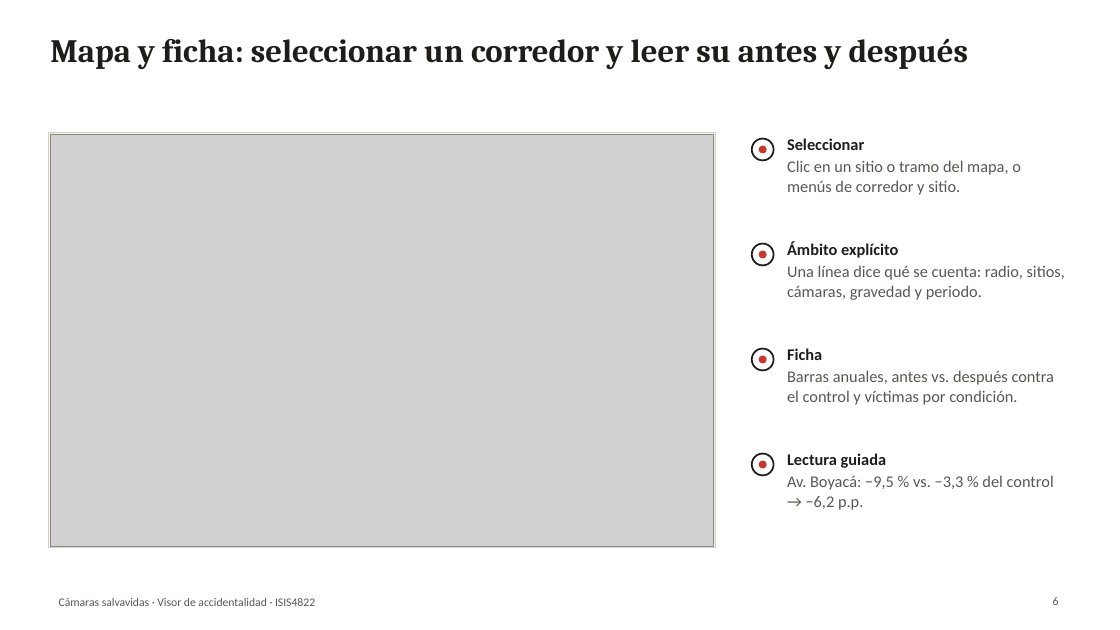
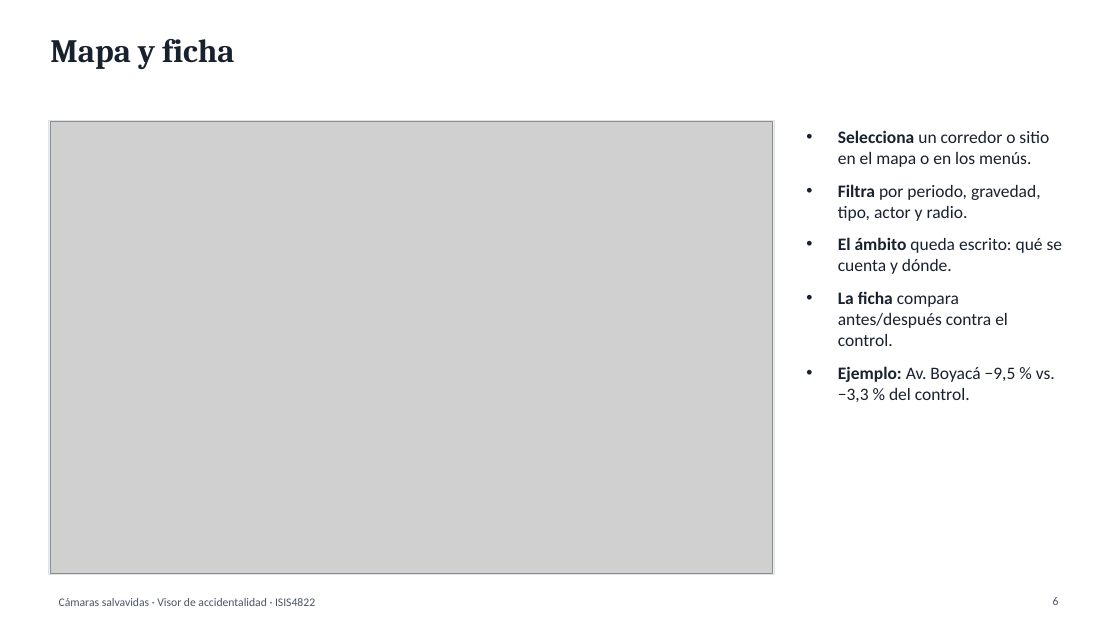
Before and after one commit to DiegoMunevar2007/ISIS4822-Accidentalidad, a slide deck: slide 6 of presentacion/Visor_Camaras_Salvavidas.pptx. Drawn at 1120x630 pixels with LibreOffice and Linux fonts; fonts in the diff are those of the drawing; grey boxes stand for pictures. Boxes give left, top, right and bottom in pixels: in the first picture for what was removed or moved away, otherwise in the second. Text is boxed around its words. In the diff, an @@ line names an element or a change of style, - is before the commit and + after.

```diff
--- a/presentacion/Visor_Camaras_Salvavidas.pptx
+++ b/presentacion/Visor_Camaras_Salvavidas.pptx
@@ title at box(50, 39, 234, 69): text changed; text colour #1F1D1A to #18212E @@
-Mapa y ficha: seleccionar un corredor y leer su antes y después
+Mapa y ficha
@@ rectangle: place and size @@
-rectangle at box(49, 133, 716, 548)
+rectangle at box(49, 120, 775, 576)
@@ rectangle at box(49, 120, 775, 576): fill #F2EEE6 to #EDF0F4; outline #D8D0C3 0.75 pt to #DCE2EA 0.75 pt @@
@@ picture: place and size @@
-picture at box(50, 134, 714, 546)
+picture at box(50, 122, 773, 574)
@@ ellipse removed at box(752, 139, 774, 160) @@
@@ ellipse removed at box(759, 145, 766, 153) @@
@@ text removed at box(787, 138, 1021, 195) @@
-Seleccionar
-Clic en un sitio o tramo del mapa, o menús de corredor y sitio.
@@ text added at box(838, 130, 1063, 402), 15 pt, text #18212E @@
+• Selecciona un corredor o sitio en el mapa o en los menús.
+• Filtra por periodo, gravedad, tipo, actor y radio.
+• El ámbito queda escrito: qué se cuenta y dónde.
+• La ficha compara antes/después contra el control.
+• Ejemplo: Av. Boyacá −9,5 % vs. −3,3 % del control.
@@ ellipse removed at box(752, 244, 774, 266) @@
@@ ellipse removed at box(759, 250, 766, 258) @@
@@ text removed at box(787, 242, 1065, 300) @@
-Ámbito explícito
-Una línea dice qué se cuenta: radio, sitios, cámaras, gravedad y periodo.
@@ ellipse removed at box(752, 349, 774, 371) @@
@@ ellipse removed at box(759, 355, 766, 363) @@
@@ text removed at box(787, 348, 1055, 405) @@
-Ficha
-Barras anuales, antes vs. después contra el control y víctimas por condición.
@@ ellipse removed at box(752, 454, 774, 476) @@
@@ ellipse removed at box(759, 460, 766, 468) @@
@@ text removed at box(787, 453, 1054, 510) @@
-Lectura guiada
-Av. Boyacá: −9,5 % vs. −3,3 % del control → −6,2 p.p.
@@ text "Cámaras salvavidas · Visor de ..." at box(59, 598, 315, 606): text colour #5B5750 to #4A5563 @@
@@ page number at box(1053, 597, 1059, 605): text colour #5B5750 to #4A5563 @@
```
Also in this commit, not shown: 4 other slides changed, 7 slides added, 10 slides removed, 17 other files.
